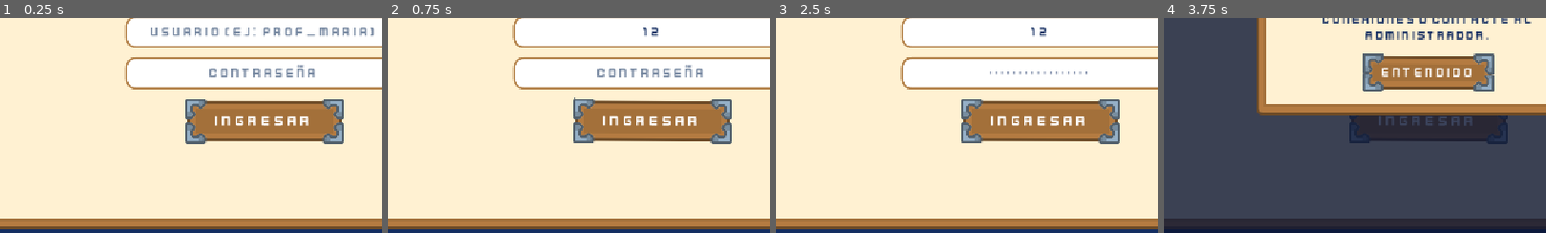
Above: before the commit, frames 1-4 (left to right).
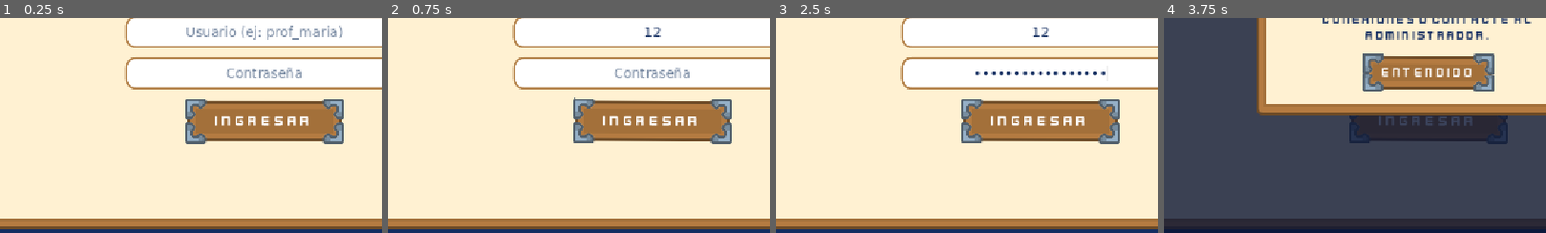
Above: after the commit, the same moments.

Repository: AndresEncalada/Aplicacion-Multiplataforma-de-Actividades-Ludicas-Infantiles
Game: Godot game, scene res://login_profesor.tscn
Same seed, same stepped clock (60 frames per second), same inputs: the game is played once before the commit and once after it.
Inputs (mouse positions are % of the whole screen's width and height, from its top left):
- Up to frame 1 (0.25 s): no input
- Up to frame 2 (0.75 s): click (50, 51) at 0.52 s; type "12" at 0.6 s
- Up to frame 3 (2.5 s): click (50, 60) at 0.75 s; type "12" at 0.83 s; type "Felpudo" at 1.25 s; type "Ingresar" at 2 s
- Up to frame 4 (3.75 s): tap Enter at 2.75 s; move the mouse to (72, 45) at 2.77 s; click (72, 45) at 2.92 s; tap Space at 3.02 s; type "Entendido" at 3.5 s
The pictures show only the part of the screen within x 15-65%, y 47-97%; the shares and areas given below are measured in that part.

The runs differ from the first frame. In frame 1, 2.4% of the frame differs, in the area x 39-98%, y 3-28%; in frame 2, 1.0%; in frame 3, 0.6%; in frame 4, nothing differs.

Commit message:
feat(ui): add age/sort filters to student list, fix font and edad display
- Add filter chips row: Todos / 3 años / 4 años / 5 años (turquesa when active)
- Add sort toggle button: A-Z <-> Por aciertos (descending)
- Filter and sort are combined: text search + edad chip + sort order apply together
- Fix edad displayed as float (4.0) by using int() conversion
- Fix login input font: project-level Kenney Future (all-caps) was overriding
  the removed override; now explicitly sets SystemFont so teacher can
  distinguish uppercase from lowercase when typing credentials

Diff:
--- a/frontend/felpudo/login_profesor.gd
+++ b/frontend/felpudo/login_profesor.gd
@@ -287,13 +287,35 @@
 	var vbox_outer = VBoxContainer.new()
 	vbox_outer.size_flags_horizontal = Control.SIZE_EXPAND_FILL
 	vbox_outer.size_flags_vertical   = Control.SIZE_EXPAND_FILL
-	vbox_outer.add_theme_constant_override("separation", 10)
+	vbox_outer.add_theme_constant_override("separation", 8)
 	panel_pc.add_child(vbox_outer)
 
+	# --- Barra de búsqueda ---
 	var search := _crear_input("Buscar alumno...", false)
 	search.size_flags_horizontal = Control.SIZE_EXPAND_FILL
 	vbox_outer.add_child(search)
 
+	# --- Fila de filtros ---
+	var filtros_hbox = HBoxContainer.new()
+	filtros_hbox.add_theme_constant_override("separation", 8)
+	vbox_outer.add_child(filtros_hbox)
+
+	var estado = {"edad": -1, "orden_aciertos": false}
+
+	var chips_edad: Array = []
+	for par in [["Todos", -1], ["3 años", 3], ["4 años", 4], ["5 años", 5]]:
+		var chip = _crear_chip_filtro(par[0])
+		filtros_hbox.add_child(chip)
+		chips_edad.append({"chip": chip, "val": par[1]})
+
+	var spacer = Control.new()
+	spacer.size_flags_horizontal = Control.SIZE_EXPAND_FILL
+	filtros_hbox.add_child(spacer)
+
+	var btn_sort = _crear_chip_filtro("A-Z ↕")
+	filtros_hbox.add_child(btn_sort)
+
+	# --- Lista de tarjetas ---
 	var scroll = ScrollContainer.new()
 	scroll.size_flags_horizontal = Control.SIZE_EXPAND_FILL
 	scroll.size_flags_vertical   = Control.SIZE_EXPAND_FILL
@@ -305,19 +327,18 @@
 	vbox_tarjetas.add_theme_constant_override("separation", 20)
 	scroll.add_child(vbox_tarjetas)
 
-	var alumnos_ordenados: Array = SesionState.alumnos.duplicate()
-	alumnos_ordenados.sort_custom(func(a, b):
-		var ka := (str(a.get("apellido", "")) + str(a.get("nombre", ""))).to_lower()
-		var kb := (str(b.get("apellido", "")) + str(b.get("nombre", ""))).to_lower()
-		return ka < kb
+	var alumnos_base: Array = SesionState.alumnos.duplicate()
+	alumnos_base.sort_custom(func(a, b):
+		return _normalizar(str(a.get("apellido","")) + str(a.get("nombre",""))) < \
+		       _normalizar(str(b.get("apellido","")) + str(b.get("nombre","")))
 	)
 
 	var entradas: Array = []
 
-	for al in alumnos_ordenados:
+	for al in alumnos_base:
 		var nombre   := str(al.get("nombre", ""))
 		var apellido := str(al.get("apellido", ""))
-		var edad     := str(al.get("edad", 4))
+		var edad     := int(al.get("edad", 4))
 		var stats: Dictionary = al.get("estadisticas", {})
 		var intentos_n := int(stats.get("total_intentos", 0))
 		var aciertos_n := int(stats.get("total_aciertos", 0))
@@ -327,16 +348,15 @@
 
 		var desc: String
 		if es_estadisticas:
-			desc = "Intentos: " + str(intentos_n) + "  |  Aciertos: " + str(aciertos_n) + "  |  Fallos: " + str(fallos_n) + "  |  Mejora: " + signo + str(mejora_pct) + "%"
+			desc = "Intentos: " + str(intentos_n) + "  |  Aciertos: " + str(aciertos_n) + \
+			       "  |  Fallos: " + str(fallos_n) + "  |  Mejora: " + signo + ("%.1f" % mejora_pct) + "%"
 		else:
-			desc = "Edad: " + edad + " años  —  Toca para elegir la actividad"
+			desc = "Edad: " + str(edad) + " años  —  Toca para elegir la actividad"
 
 		var ico_al := ICO_ALUMNO_OPT if ResourceLoader.exists(ICO_ALUMNO_OPT) else ICO_CUERPO
 		var card := _crear_tarjeta_horizontal(
-			apellido + ", " + nombre + " (" + edad + " años)",
-			desc,
-			ico_al,
-			TURQUESA,
+			apellido + ", " + nombre + " (" + str(edad) + " años)",
+			desc, ico_al, TURQUESA,
 			func(c: PanelContainer):
 				_animar_click(c, func():
 					if es_estadisticas:
@@ -346,14 +366,58 @@
 				)
 		)
 		vbox_tarjetas.add_child(card)
-		entradas.append({"card": card, "key": _normalizar(apellido + " " + nombre)})
-
-	search.text_changed.connect(func(texto: String):
-		var q := _normalizar(texto.strip_edges())
-		for e in entradas:
-			e["card"].visible = q.is_empty() or e["key"].contains(q)
+		entradas.append({
+			"card":     card,
+			"key":      _normalizar(apellido + " " + nombre),
+			"edad":     edad,
+			"aciertos": aciertos_n,
+		})
+
+	# --- Lógica de filtros combinados ---
+	var aplicar = func():
+		var q = _normalizar(search.text.strip_edges())
+
+		if estado["orden_aciertos"]:
+			entradas.sort_custom(func(a, b): return a["aciertos"] > b["aciertos"])
+		else:
+			entradas.sort_custom(func(a, b): return a["key"] < b["key"])
+
+		for i in range(entradas.size()):
+			var e = entradas[i]
+			var mostrar = true
+			if not q.is_empty() and not e["key"].contains(q):
+				mostrar = false
+			if estado["edad"] >= 0 and e["edad"] != estado["edad"]:
+				mostrar = false
+			e["card"].visible = mostrar
+			vbox_tarjetas.move_child(e["card"], i)
 		vbox_tarjetas.queue_sort()
-	)
+
+	search.text_changed.connect(func(_t): aplicar.call())
+
+	for par in chips_edad:
+		var chip = par["chip"]; var edad_val = par["val"]
+		chip.gui_input.connect(func(ev: InputEvent, _c = chip, _v = edad_val):
+			if (ev is InputEventMouseButton and ev.pressed and ev.button_index == MOUSE_BUTTON_LEFT) \
+			or (ev is InputEventScreenTouch and ev.pressed):
+				estado["edad"] = _v
+				for p in chips_edad: _chip_set_activo(p["chip"], false)
+				_chip_set_activo(_c, true)
+				aplicar.call()
+		)
+
+	btn_sort.gui_input.connect(func(ev: InputEvent):
+		if (ev is InputEventMouseButton and ev.pressed and ev.button_index == MOUSE_BUTTON_LEFT) \
+		or (ev is InputEventScreenTouch and ev.pressed):
+			estado["orden_aciertos"] = not estado["orden_aciertos"]
+			_chip_set_activo(btn_sort, estado["orden_aciertos"])
+			var lbl_s = btn_sort.get_child(0).get_child(0) as Label
+			if lbl_s: lbl_s.text = "⭐ Aciertos" if estado["orden_aciertos"] else "A-Z ↕"
+			aplicar.call()
+	)
+
+	_chip_set_activo(chips_edad[0]["chip"], true)
+	aplicar.call()
 
 func _iniciar_sesion_y_abrir_actividades(alumno: Dictionary):
 	var http = HTTPRequest.new()
@@ -725,6 +789,37 @@
 	vbox.add_child(_crear_label(subtitulo, 15, Color(0.88, 0.92, 1.0), false))
 	return card
 
+func _crear_chip_filtro(texto: String) -> PanelContainer:
+	var c = PanelContainer.new()
+	c.mouse_filter = Control.MOUSE_FILTER_STOP
+	var cc = CenterContainer.new()
+	c.add_child(cc)
+	var lbl = _crear_label(texto, 15, NAVY, false)
+	lbl.horizontal_alignment = HORIZONTAL_ALIGNMENT_CENTER
+	cc.add_child(lbl)
+	_chip_set_activo(c, false)
+	return c
+
+func _chip_set_activo(c: PanelContainer, activo: bool) -> void:
+	var sf = StyleBoxFlat.new()
+	if activo:
+		sf.bg_color    = TURQUESA
+		sf.border_color = Color(0.04, 0.50, 0.54)
+	else:
+		sf.bg_color    = Color(0.86, 0.89, 0.94)
+		sf.border_color = Color(0.60, 0.65, 0.75)
+	sf.set_corner_radius_all(14)
+	sf.border_width_bottom    = 3
+	sf.content_margin_left    = 14; sf.content_margin_right  = 14
+	sf.content_margin_top     = 6;  sf.content_margin_bottom = 8
+	c.add_theme_stylebox_override("panel", sf)
+	if c.get_child_count() > 0:
+		var cc = c.get_child(0)
+		if is_instance_valid(cc) and cc.get_child_count() > 0:
+			var lbl = cc.get_child(0) as Label
+			if lbl:
+				lbl.add_theme_color_override("font_color", Color.WHITE if activo else NAVY)
+
 func _crear_input(placeholder: String, es_password: bool) -> LineEdit:
 	var inp = LineEdit.new()
 	inp.placeholder_text    = placeholder
@@ -732,6 +827,11 @@
 	inp.custom_minimum_size = Vector2(400, 48)
 	inp.alignment           = HORIZONTAL_ALIGNMENT_CENTER
 	inp.add_theme_font_size_override("font_size", 20)
+	# El proyecto tiene Kenney Future como fuente global (all-caps).
+	# Forzamos SystemFont en los inputs para que el profesor distinga mayúsculas de minúsculas.
+	var sys_font = SystemFont.new()
+	sys_font.font_names = PackedStringArray(["Segoe UI", "Arial", "Helvetica Neue", "DejaVu Sans"])
+	inp.add_theme_font_override("font", sys_font)
 	inp.add_theme_color_override("font_color", NAVY)
 	inp.add_theme_color_override("font_placeholder_color", Color(0.45, 0.52, 0.62))
 
